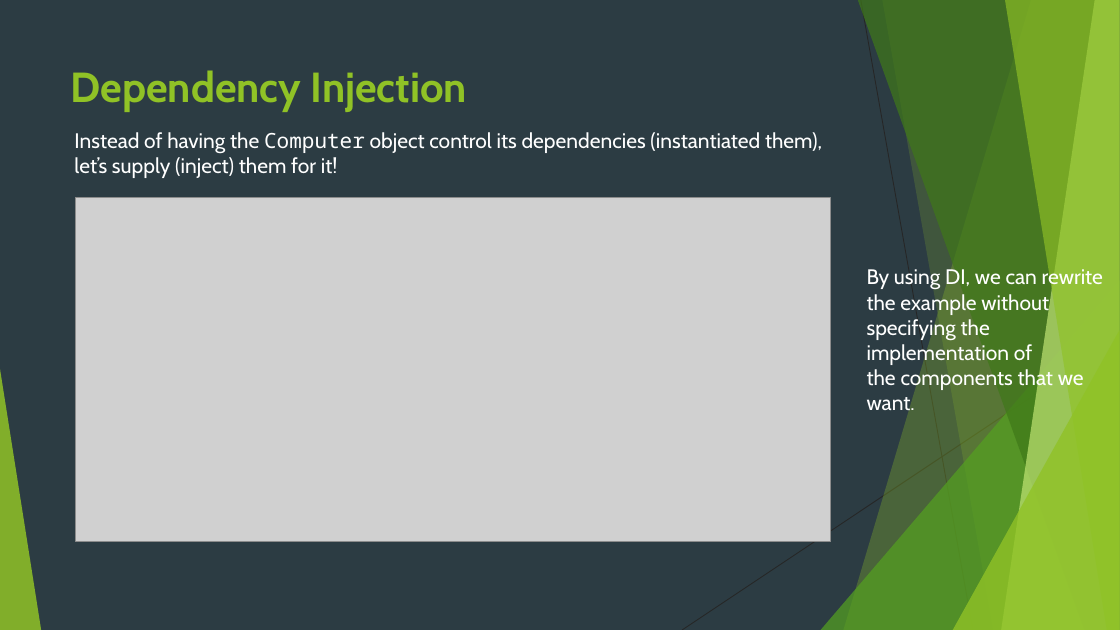
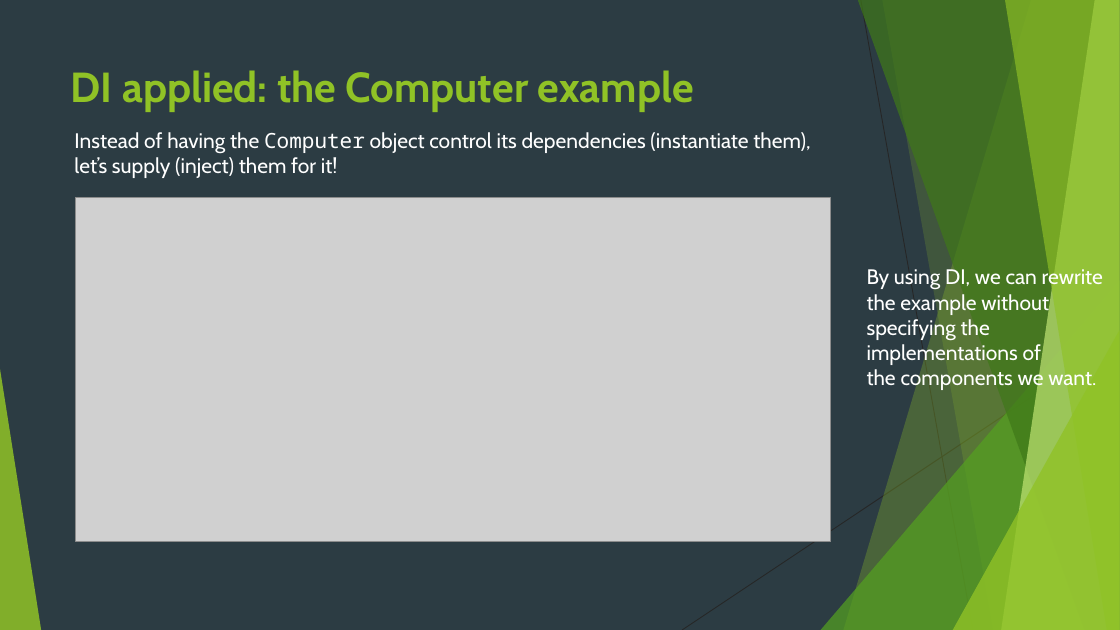
Before and after one commit to idanshal/sb-todo-app-tdp, a slide deck: slide 15 of course_data/presentations/practical_spring_boot_for_tdp.pptx (slide 13 before the commit). Drawn at 1120x630 pixels with LibreOffice and Linux fonts; fonts in the diff are those of the drawing; grey boxes stand for pictures. Boxes give left, top, right and bottom in pixels: in the first picture for what was removed or moved away, otherwise in the second. Text is boxed around its words. In the diff, an @@ line names an element or a change of style, - is before the commit and + after.

```diff
--- a/course_data/presentations/practical_spring_boot_for_tdp.pptx
+++ b/course_data/presentations/practical_spring_boot_for_tdp.pptx
@@ title at box(71, 70, 694, 112): text changed @@
-Dependency Injection
+DI applied: the Computer example
@@ text at box(74, 132, 810, 178): text changed @@
-Instead of having the Computer object control its dependencies (instantiated them),
-let’s supply (inject) them for it!
+Instead of having the Computer object control its dependencies (instantiate them),
+let’s supply (inject) them for it!
@@ text at box(867, 267, 1103, 391): text changed @@
-By using DI, we can rewrite the example without specifying the implementation of the components that we want.
+By using DI, we can rewrite the example without specifying the implementations of the components we want.
```
Also in this commit, not shown: 10 other slides changed, 3 slides added, 16 other files.
